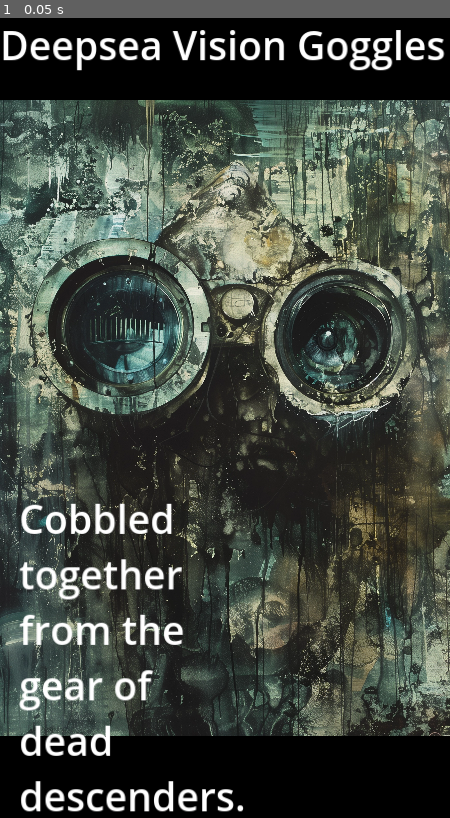
Above: before the commit, frame 1.
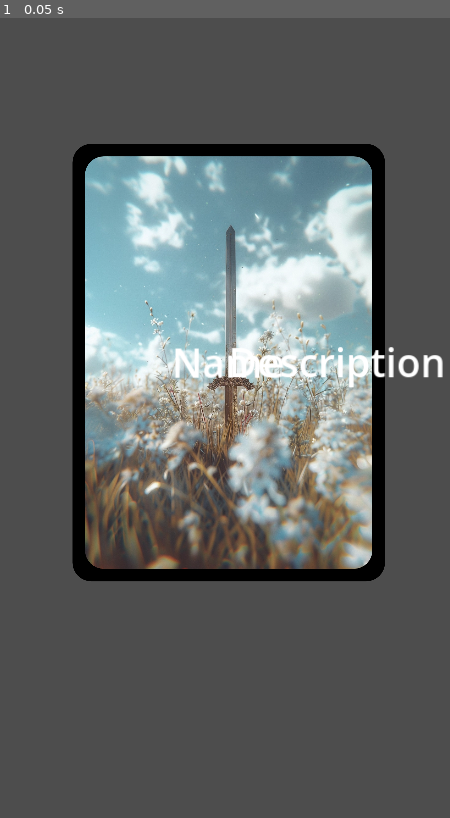
Above: after the commit, the same moment.

Repository: Quintavius/map-of-noo
Game: Godot game, scene res://scenes/main.tscn
The game is run twice, just before and just after one commit, with the same random seed, the same clock (stepped at 60 frames per second) and the same inputs.
Inputs:
- Up to frame 1 (0.05 s): no input

The runs differ from the first frame. In frame 1, 87% of the frame differs, in the area x 0-100%, y 0-100%.
Error after the commit: Invalid assignment of property or key 'text' with value of type 'String' on a base object of type 'null instance'. (res://scripts/resources/CardRenderer.gd:8)

Commit message:
actually putting shit on screen

Diff:
--- /dev/null
+++ b/Godot/assets/rounded_corners_box.tres
@@ -0,0 +1,8 @@
+[gd_resource type="StyleBoxFlat" format=3 uid="uid://chfhi4nnb5omy"]
+
+[resource]
+bg_color = Color(0, 0, 0, 1)
+corner_radius_top_left = 45
+corner_radius_top_right = 45
+corner_radius_bottom_right = 45
+corner_radius_bottom_left = 45
--- a/Godot/cards/characters/TestCharacter.tres
+++ b/Godot/cards/characters/TestCharacter.tres
@@ -12,10 +12,28 @@
 "experience": 0,
 "level": 0
 }
-brawn = 0
-tongue = 0
-hands = 0
-skin = 0
+brawn = {
+"experience": 0,
+"level": 0
+}
+tongue = {
+"experience": 0,
+"level": 0
+}
+hands = {
+"experience": 0,
+"level": 0
+}
+skin = {
+"experience": 0,
+"level": 0
+}
 attack = 0
 defense = 0
 dreamwalking = Array[int]([])
+name = ""
+culture = 0
+artist = 0
+description = ""
+effect = ""
+legendary = false
--- a/Godot/scenes/main.tscn
+++ b/Godot/scenes/main.tscn
@@ -9,6 +9,8 @@
 [ext_resource type="Theme" uid="uid://cvsrecu06my7j" path="res://theme.tres" id="6_se7d4"]
 [ext_resource type="Resource" uid="uid://baj0ffvauo016" path="res://cards/items/TestCard.tres" id="7_40afh"]
 [ext_resource type="Texture2D" uid="uid://g3w8f6ks52h3" path="res://assets/card_art/items/default_item.webp" id="8_3qhvi"]
+[ext_resource type="Script" path="res://scripts/resources/SessionManager.gd" id="10_tsny2"]
+[ext_resource type="Script" path="res://scripts/resources/DeckManager.gd" id="11_0bixo"]
 
 [sub_resource type="Gradient" id="Gradient_m103y"]
 
@@ -184,51 +186,113 @@
 max_value = 30.0
 step = 0.01
 
-[node name="ItemCard" type="Control" parent="."]
-layout_mode = 3
-anchors_preset = 15
-anchor_right = 1.0
-anchor_bottom = 1.0
+[node name="ItemCard" type="CenterContainer" parent="."]
+anchors_preset = 15
+anchor_right = 1.0
+anchor_bottom = 1.0
+offset_left = 138.0
+offset_top = 266.0
+offset_right = -120.0
+offset_bottom = -532.0
 grow_horizontal = 2
 grow_vertical = 2
 script = ExtResource("6_luaf0")
 test_data = ExtResource("7_40afh")
 
-[node name="ColorRect" type="ColorRect" parent="ItemCard"]
+[node name="Bleed" type="ColorRect" parent="ItemCard"]
+visible = false
+custom_minimum_size = Vector2(822, 1122)
+layout_mode = 2
+color = Color(0, 0, 0, 1)
+
+[node name="DecoBleed" type="Panel" parent="ItemCard"]
+custom_minimum_size = Vector2(750, 1050)
+layout_mode = 2
+theme = ExtResource("6_se7d4")
+
+[node name="ImageMask" type="Panel" parent="ItemCard"]
+clip_children = 1
+custom_minimum_size = Vector2(690, 990)
+layout_mode = 2
+theme = ExtResource("6_se7d4")
+
+[node name="Image" type="TextureRect" parent="ItemCard/ImageMask"]
+custom_minimum_size = Vector2(690, 990)
 layout_mode = 1
 anchors_preset = 15
 anchor_right = 1.0
 anchor_bottom = 1.0
 grow_horizontal = 2
 grow_vertical = 2
-color = Color(0, 0, 0, 1)
-
-[node name="Image" type="TextureRect" parent="ItemCard"]
-layout_mode = 1
-anchors_preset = 15
-anchor_right = 1.0
-anchor_bottom = 1.0
-grow_horizontal = 2
-grow_vertical = 2
+theme = ExtResource("6_se7d4")
 texture = ExtResource("8_3qhvi")
 expand_mode = 1
 stretch_mode = 5
 
-[node name="Name" type="Label" parent="ItemCard"]
-layout_mode = 0
-offset_right = 513.0
-offset_bottom = 161.0
-theme = ExtResource("6_se7d4")
-text = "Name"
-
 [node name="Description" type="Label" parent="ItemCard"]
-layout_mode = 0
-offset_left = 46.0
-offset_top = 1137.0
-offset_right = 559.0
-offset_bottom = 1298.0
+layout_mode = 2
 theme = ExtResource("6_se7d4")
 text = "Description"
 autowrap_mode = 2
 
+[node name="CardContents" type="Container" parent="ItemCard"]
+custom_minimum_size = Vector2(660, 960)
+layout_mode = 2
+
+[node name="Panel" type="Panel" parent="ItemCard/CardContents"]
+layout_mode = 2
+
+[node name="Name" type="Label" parent="ItemCard/CardContents/Panel"]
+layout_mode = 2
+offset_left = 193.0
+offset_top = 415.0
+offset_right = 466.0
+offset_bottom = 544.0
+theme = ExtResource("6_se7d4")
+text = "Name"
+
+[node name="SessionManager" type="Control" parent="."]
+layout_mode = 3
+anchors_preset = 0
+offset_right = 40.0
+offset_bottom = 40.0
+script = ExtResource("10_tsny2")
+
+[node name="DeckManager" type="Control" parent="."]
+layout_mode = 3
+anchors_preset = 0
+offset_right = 40.0
+offset_bottom = 40.0
+script = ExtResource("11_0bixo")
+
+[node name="ItemManager" type="Control" parent="."]
+layout_mode = 3
+anchors_preset = 0
+offset_right = 40.0
+offset_bottom = 40.0
+
+[node name="CharacterManager" type="Control" parent="."]
+layout_mode = 3
+anchors_preset = 0
+offset_right = 40.0
+offset_bottom = 40.0
+
+[node name="CreatureManager" type="Control" parent="."]
+layout_mode = 3
+anchors_preset = 0
+offset_right = 40.0
+offset_bottom = 40.0
+
+[node name="TerrainManager" type="Control" parent="."]
+layout_mode = 3
+anchors_preset = 0
+offset_right = 40.0
+offset_bottom = 40.0
+
+[node name="PlayerManager" type="Control" parent="."]
+layout_mode = 3
+anchors_preset = 0
+offset_right = 40.0
+offset_bottom = 40.0
+
 [connection signal="value_changed" from="Map/HSlider" to="Map" method="_on_h_slider_value_changed"]
--- a/Godot/scripts/resources/Actor.gd
+++ b/Godot/scripts/resources/Actor.gd
@@ -1,16 +1,24 @@
-class_name Actor extends Node
+class_name Actor extends Card
 
 enum Actor_State {Normal, KO, Dead}
 
 @export var state : Actor_State
 
 @export var brains : Dictionary = {level = 0, experience = 0 }
-@export var brawn : int
-@export var tongue : int
-@export var hands : int
-@export var skin : int
+@export var brawn : Dictionary = {level = 0, experience = 0 }
+@export var tongue : Dictionary = {level = 0, experience = 0 }
+@export var hands : Dictionary = {level = 0, experience = 0 }
+@export var skin : Dictionary = {level = 0, experience = 0 }
 
 @export var attack : CardProperties.DiceClass
 @export var defense : CardProperties.DiceClass
 
 @export var dreamwalking : Array[CardProperties.DreamwalkingSchools]
+
+func add_exp(stat : Dictionary) :
+	if stat.level < 3 :
+		if stat.experience < 3 :
+			stat.experience += 1
+		else:
+			stat.level += 1
+			stat.experience = 0
--- a/Godot/scripts/resources/CardRenderer.gd
+++ b/Godot/scripts/resources/CardRenderer.gd
@@ -6,7 +6,7 @@
 func render_card(card_data : Variant):
 	# Common
 	$Name.text = card_data.name
-	$Image.texture = card_data.image
+	#$Image.texture = card_data.image
 	$Description.text = card_data.description
 
 	# Specific
--- a/Godot/scripts/resources/Session.gd
+++ b/Godot/scripts/resources/Session.gd
@@ -3,5 +3,5 @@
 @export var players : Array
 @export var current_deck : Deck
 @export var items_on_table : Array[Card]
-@export var actors_on_table : Array[Card]
+@export var actors_on_table : Array[Actor]
 @export var current_terrain : Card
--- a/Godot/theme.tres
+++ b/Godot/theme.tres
@@ -1,4 +1,7 @@
-[gd_resource type="Theme" format=3 uid="uid://cvsrecu06my7j"]
+[gd_resource type="Theme" load_steps=2 format=3 uid="uid://cvsrecu06my7j"]
+
+[ext_resource type="StyleBox" uid="uid://chfhi4nnb5omy" path="res://assets/rounded_corners_box.tres" id="1_u5yk0"]
 
 [resource]
 Label/font_sizes/font_size = 94
+Panel/styles/panel = ExtResource("1_u5yk0")
Binary file changed: Godot/assets/card_art/items/default_item.webp
Not shown: 1 places in Godot/cards/characters/TestCharacter.tres that only renumber resources
Not shown: 1 places in Godot/scenes/main.tscn that only renumber resources
